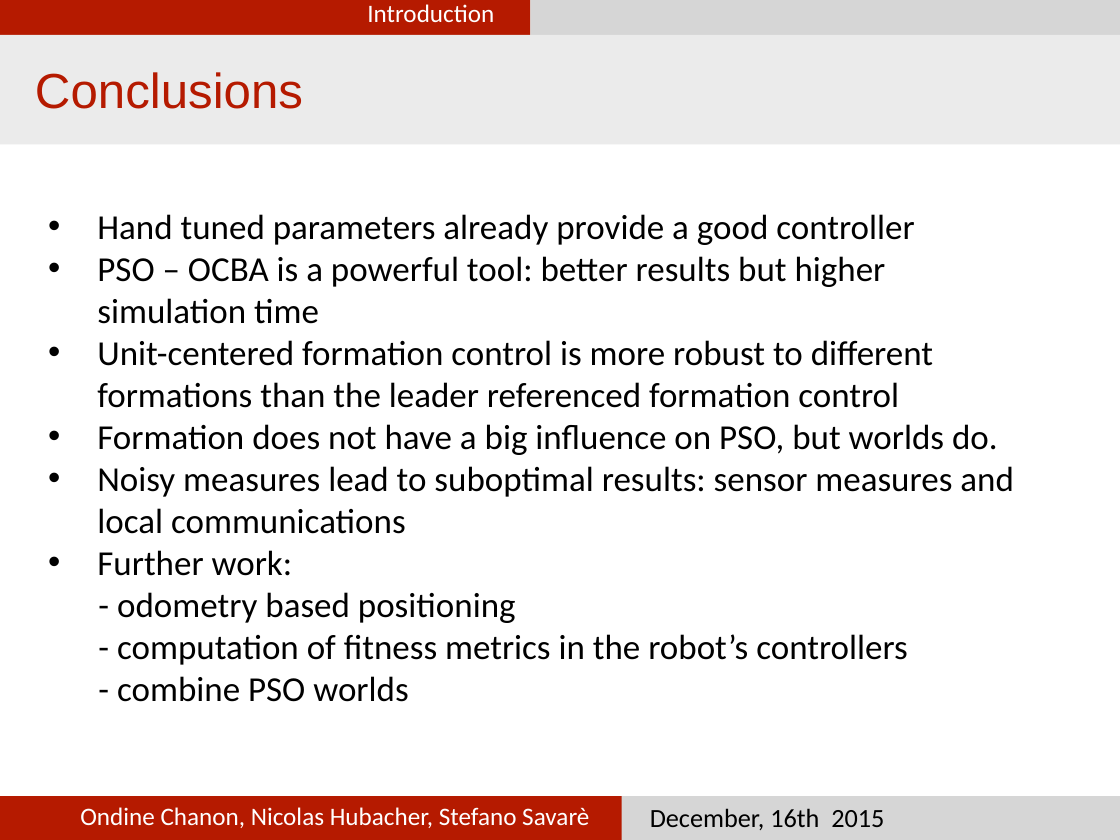
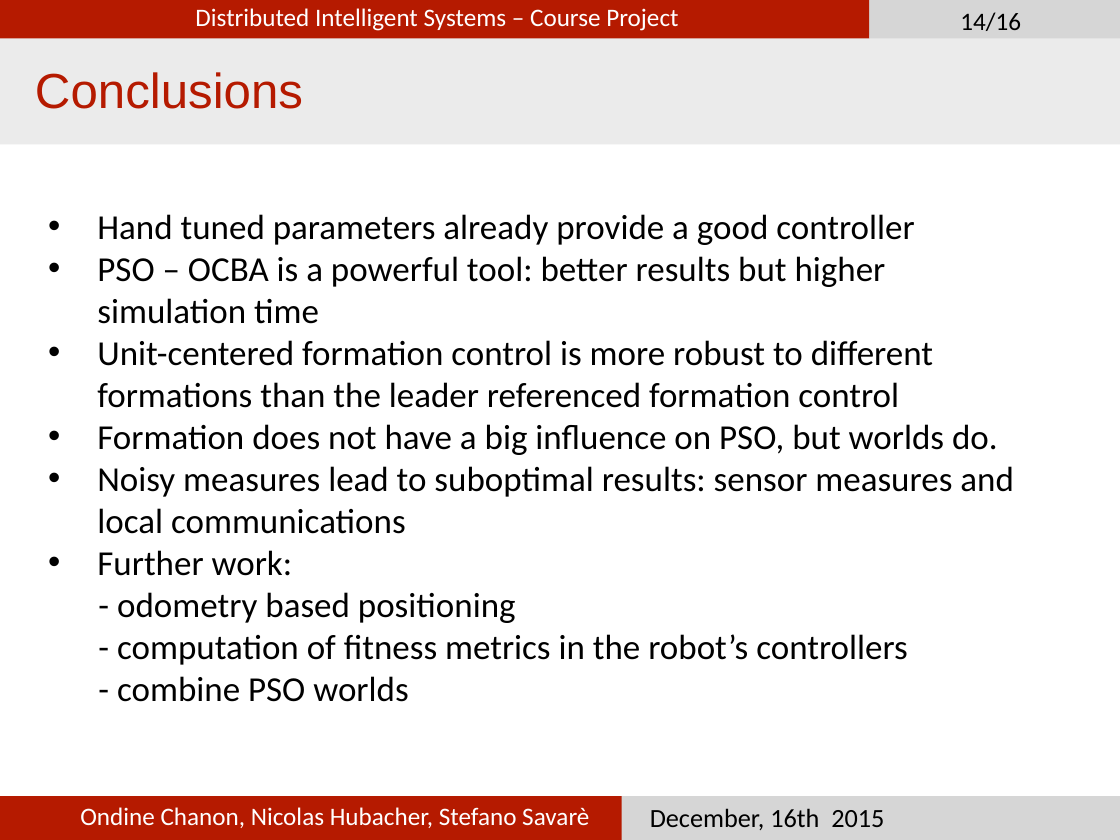
Before and after one commit to nhubi/disProject, a slide deck: slide 14 of Presentation/presentation.pptx. Drawn at 1120x840 pixels with LibreOffice and Linux fonts; fonts in the diff are those of the drawing. Boxes give left, top, right and bottom in pixels: in the first picture for what was removed or moved away, otherwise in the second. Text is boxed around its words. In the diff, an @@ line names an element or a change of style, - is before the commit and + after.

```diff
--- a/Presentation/presentation.pptx
+++ b/Presentation/presentation.pptx
@@ rectangle added at [0,0,870,39], fill #B51A00 @@
@@ text added at [195,8,678,31], 23 pt, text #FFFFFF @@
+Distributed Intelligent Systems – Course Project
@@ rectangle added at [870,0,1120,39], fill #D6D6D6 @@
@@ text added at [960,12,1021,31], 23 pt, text #000000 @@
+14/16
```
Also in this commit, not shown: 15 other slides changed, 2 slides removed.
